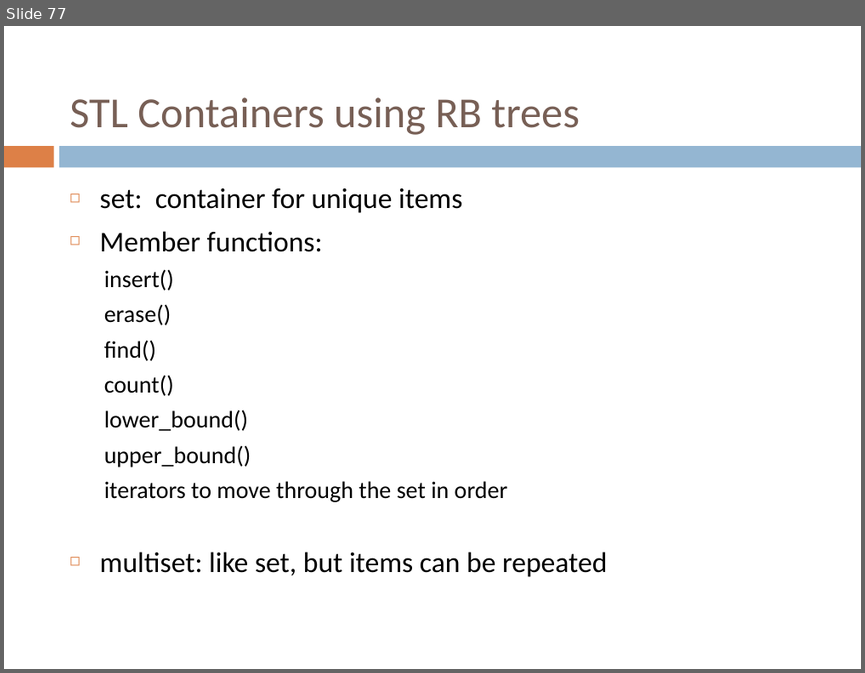
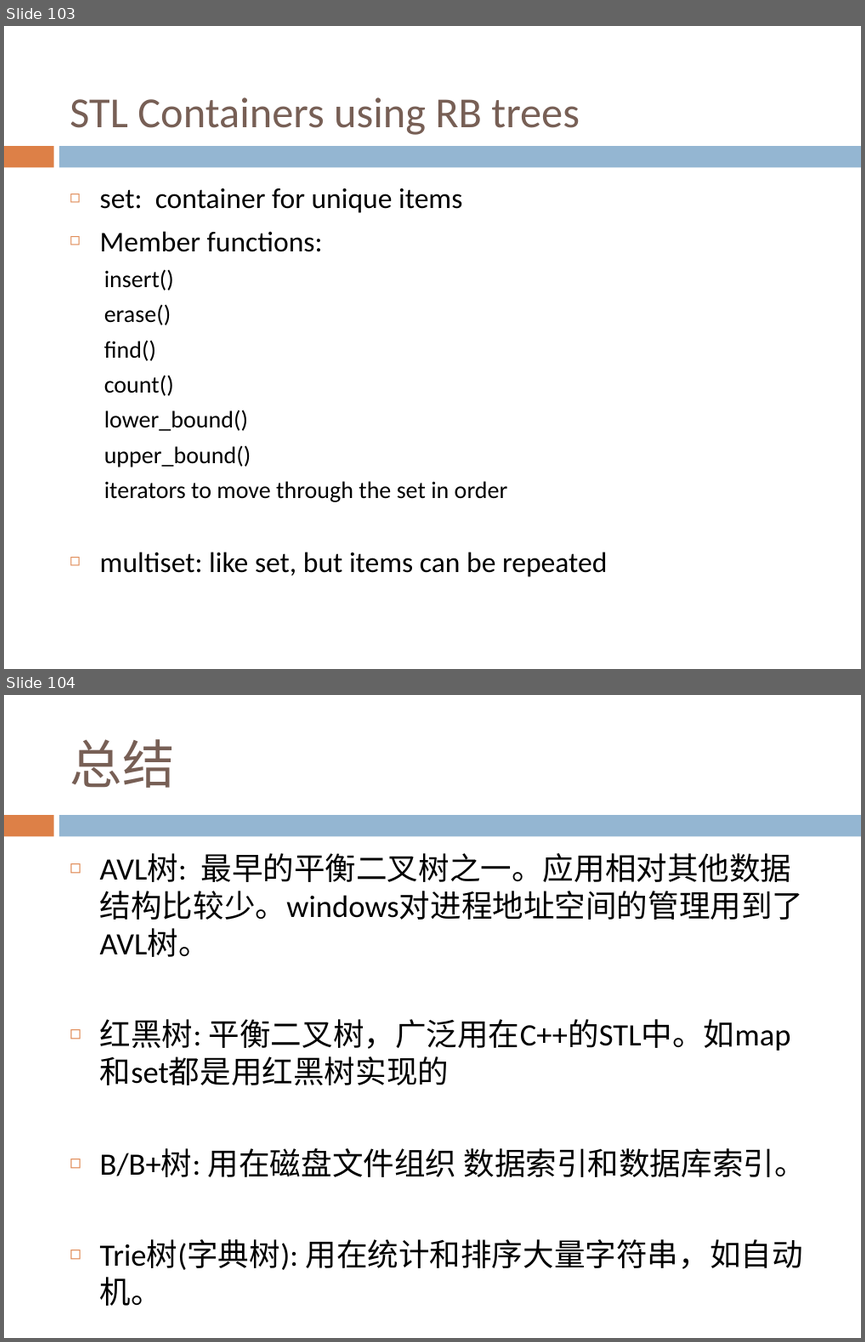
Before and after one commit to sundyCoder/CSK, a slide deck: 3@CSDS/PPT/4@tree.pptx. Shown one above the other, each under a label of ours: slide 77 before the commit, slides 103 and 104 after it. The pictures are 865x673 and 865x1342 pixels, drawn with LibreOffice and Linux fonts; fonts in the diff are those of the drawing. Boxes give left, top, right and bottom in pixels: in the first picture for what was removed or moved away, otherwise in the second. Text is boxed around its words. In the diff, an @@ line names an element or a change of style, - is before the commit and + after.

```diff
--- a/3@CSDS/PPT/4@tree.pptx
+++ b/3@CSDS/PPT/4@tree.pptx
@@ slide 104 added at <box>4,695,861,1338</box>, background #FFFFFF; not listed: 2 template elements that a slide beside it also shows @@
@@ title added at <box>69,739,174,788</box>, 44 pt, text #775F55 @@
+总结
@@ text added at <box>100,853,806,1270</box>, 26.1 pt, text #000000 @@
+◻ AVL树: 最早的平衡二叉树之一。应用相对其他数据结构比较少。windows对进程地址空间的管理用到了AVL树。
+◻ 红黑树: 平衡二叉树，广泛用在C++的STL中。如map和set都是用红黑树实现的
+◻ B/B+树: 用在磁盘文件组织 数据索引和数据库索引。
+◻ Trie树(字典树): 用在统计和排序大量字符串，如自动机。
@@ what was slide 77 is now slide 103 @@
```
Also in this commit, not shown: 7 slides changed, 26 other slides added, 9 other files.
